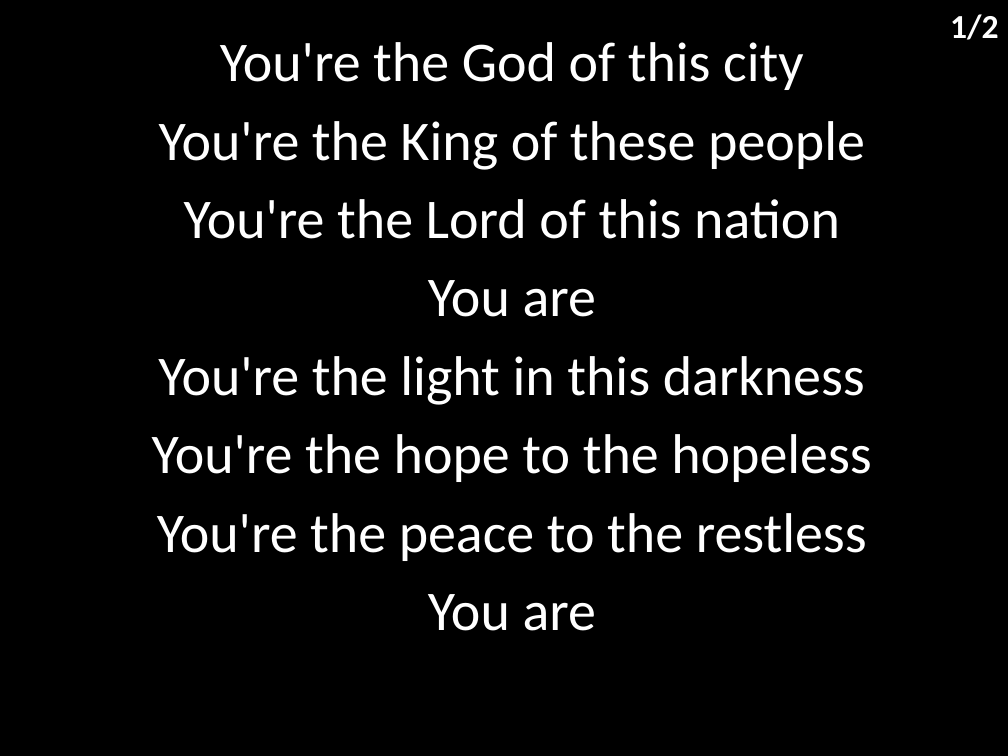
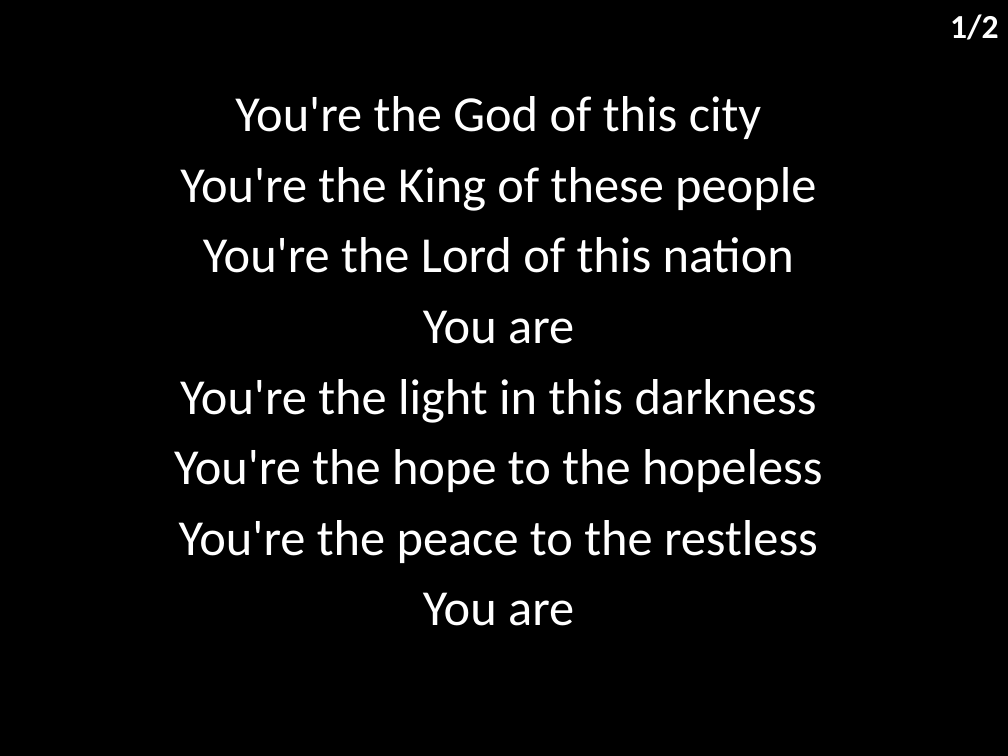
Before and after one commit to hoo-are-ya/worship, a slide deck: slide 2 of docs/songs/god of this city.pptx. Drawn at 1008x756 pixels with LibreOffice and Linux fonts; fonts in the diff are those of the drawing. Boxes give left, top, right and bottom in pixels: in the first picture for what was removed or moved away, otherwise in the second. Text is boxed around its words. In the diff, an @@ line names an element or a change of style, - is before the commit and + after.

```diff
--- a/docs/songs/god of this city.pptx
+++ b/docs/songs/god of this city.pptx
@@ subtitle "You're the God of this ...": place and size @@
-subtitle "You're the God of this ..." at (152,42,871,631)
+subtitle "You're the God of this ..." at (174,96,823,626)
@@ subtitle "You're the God of this ..." at (174,96,823,626): size 40 to 36 pt @@
```
Also in this commit, not shown: 1 other slide changed, 5 other files.
